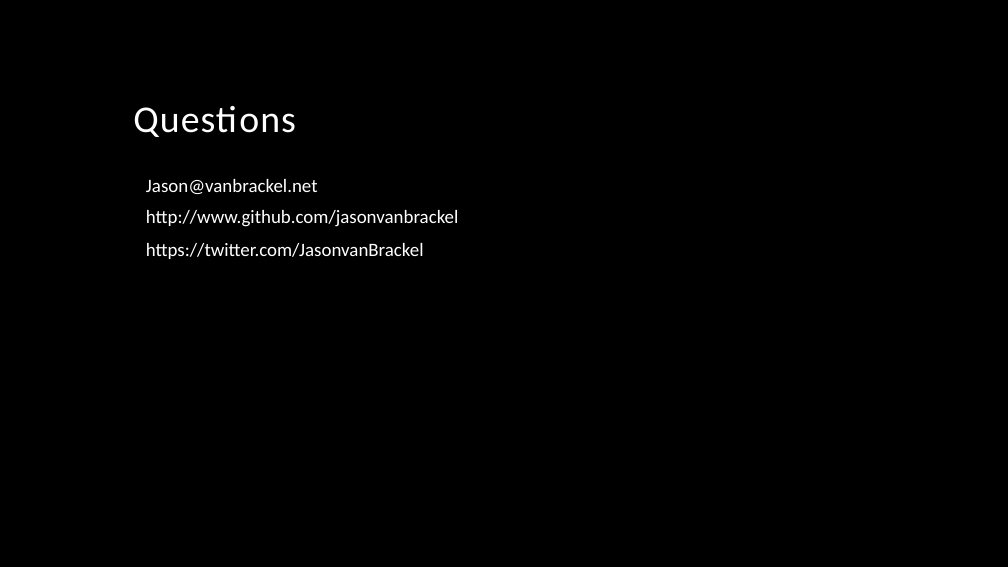
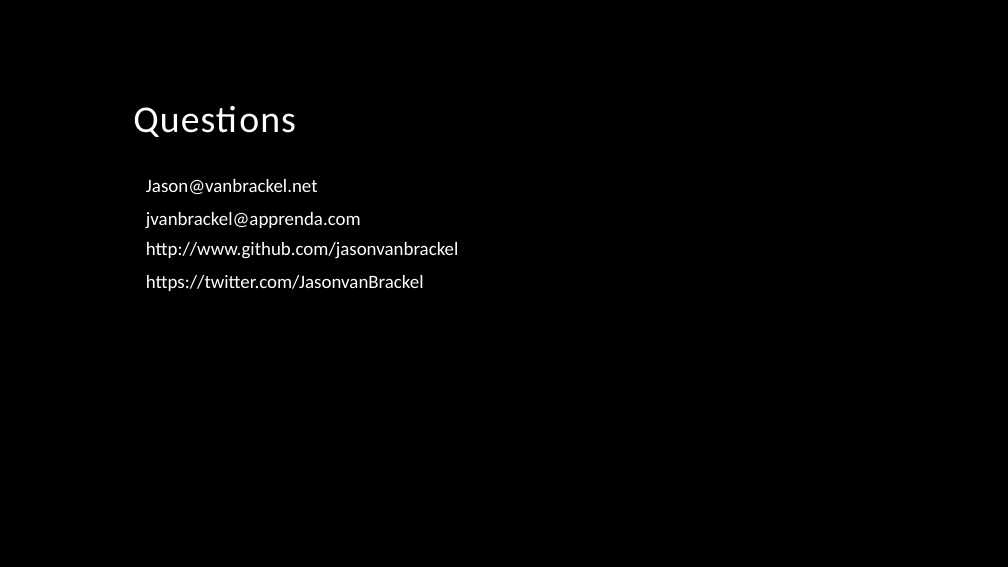
Before and after one commit to JasonvanBrackel/IntroToCiWithJenkins, a slide deck: slide 15 of docs/Introduction to Continuous Integration and Deployment with Jenkins.pptx (slide 14 before the commit). Drawn at 1008x567 pixels with LibreOffice and Linux fonts; fonts in the diff are those of the drawing; background and template pictures are left out. Boxes give left, top, right and bottom in pixels: in the first picture for what was removed or moved away, otherwise in the second. Text is boxed around its words. In the diff, an @@ line names an element or a change of style, - is before the commit and + after.

```diff
--- a/docs/Introduction to Continuous Integration and Deployment with Jenkins.pptx
+++ b/docs/Introduction to Continuous Integration and Deployment with Jenkins.pptx
@@ text "http://www.github.com/jasonvanbrackel": place and size @@
-text "http://www.github.com/jasonvanbrackel" at [146,210,459,227]
+text "http://www.github.com/jasonvanbrackel" at [146,242,459,259]
@@ text added at [146,212,361,229], 18 pt, text #FFFFFF @@
+jvanbrackel@apprenda.com
@@ text "https://twitter.com/JasonvanBrackel": place and size @@
-text "https://twitter.com/JasonvanBrackel" at [146,243,424,259]
+text "https://twitter.com/JasonvanBrackel" at [146,275,424,291]
```
Also in this commit, not shown: 2 other slides changed, 1 slide added, 1 other file.
